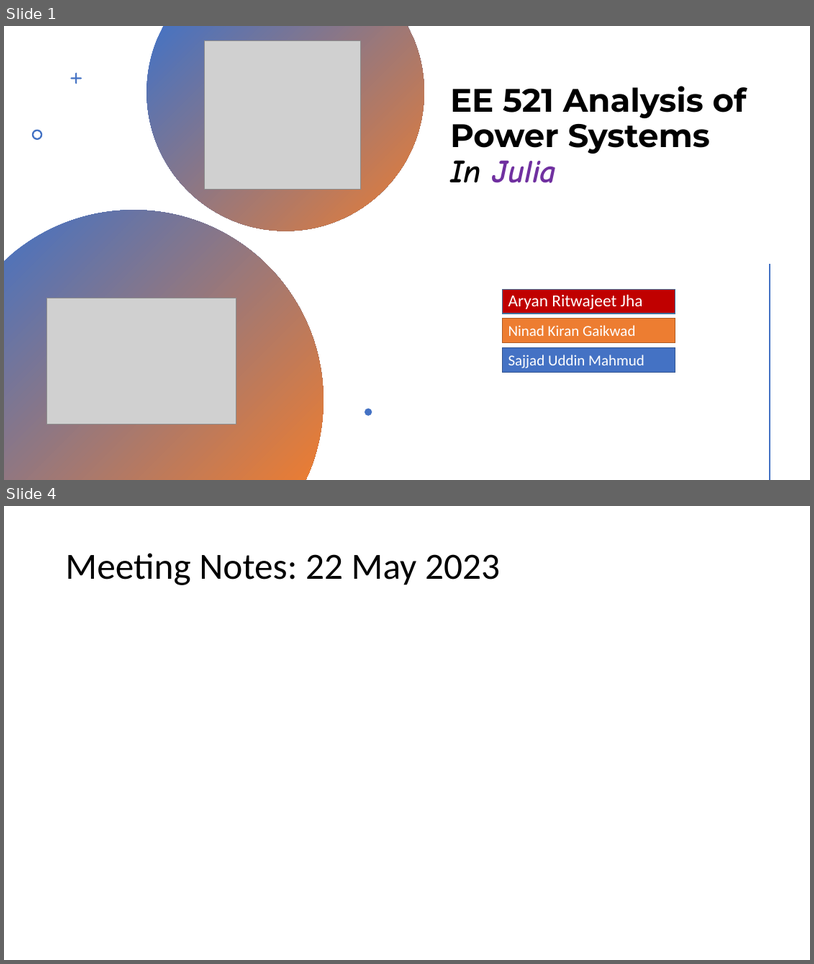
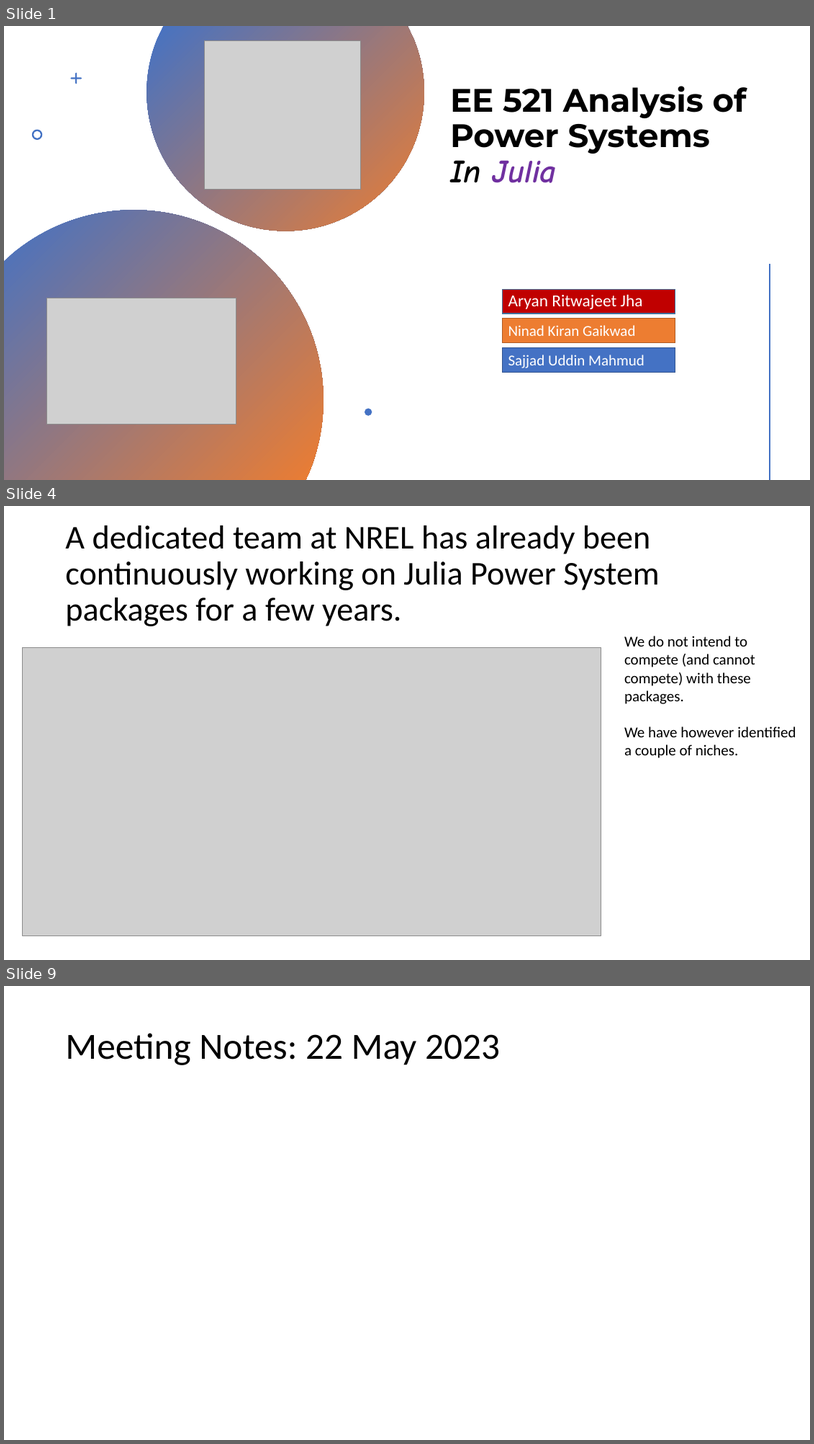
Before and after one commit to Realife-Brahmin/OriginalDocsHub, a slide deck: ee521/plan_for_ee521_in_julia/ee521_julia_plan.pptx. Shown one above the other, each under a label of ours: slides 1 and 4 before the commit, slides 1, 4 and 9 after it; the slides between them are not shown. The pictures are 814x964 and 814x1444 pixels, drawn with LibreOffice and Linux fonts; fonts in the diff are those of the drawing; grey boxes stand for pictures. Boxes give left, top, right and bottom in pixels: in the first picture for what was removed or moved away, otherwise in the second. Text is boxed around its words. In the diff, an @@ line names an element or a change of style, - is before the commit and + after.

Commit message:
draft before presenting initial Julia package proposal to Anamika

```diff
--- a/ee521/plan_for_ee521_in_julia/ee521_julia_plan.pptx
+++ b/ee521/plan_for_ee521_in_julia/ee521_julia_plan.pptx
@@ slide 4 added at [4,506,810,960], background #FFFFFF @@
@@ title added at [65,525,659,626], 39.6 pt, text #000000 @@
+A dedicated team at NREL has already been continuously working on Julia Power System packages for a few years.
@@ picture added at [23,648,602,936] @@
@@ text added at [625,636,796,758], 18 pt, text #000000 @@
+We do not intend to compete (and cannot compete) with these packages.
+We have however identified a couple of niches.
@@ what was slide 4 is now slide 9 @@
```
Also in this commit, not shown: 2 slides changed, 4 other slides added, 1 other file.
